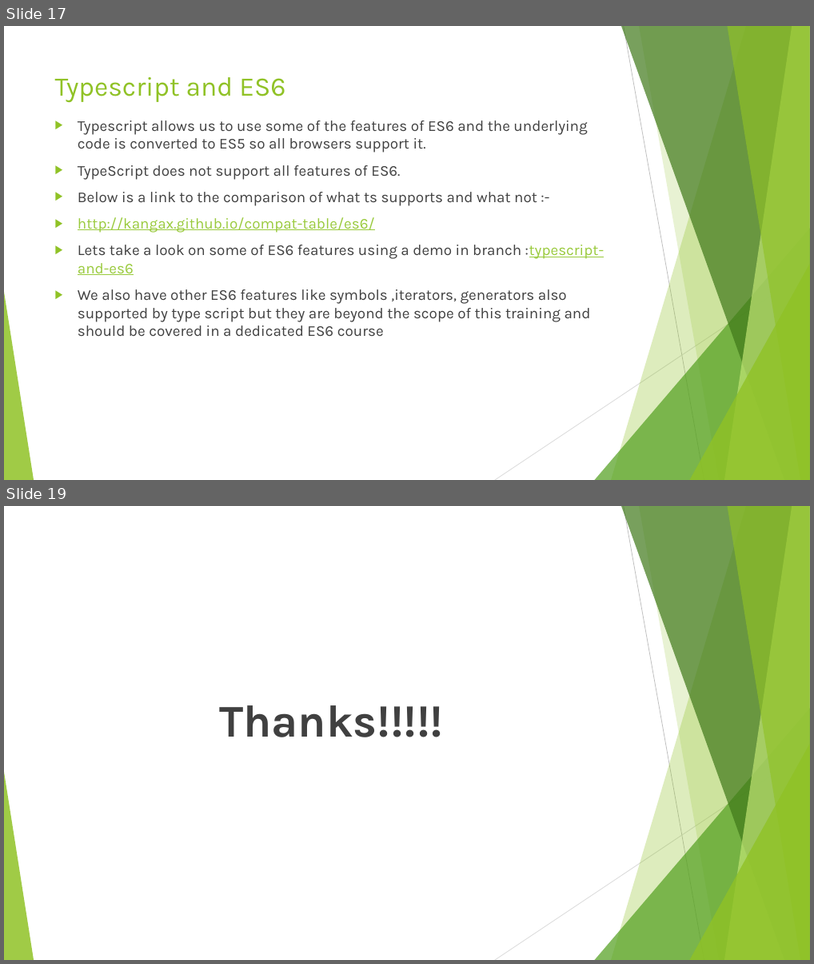
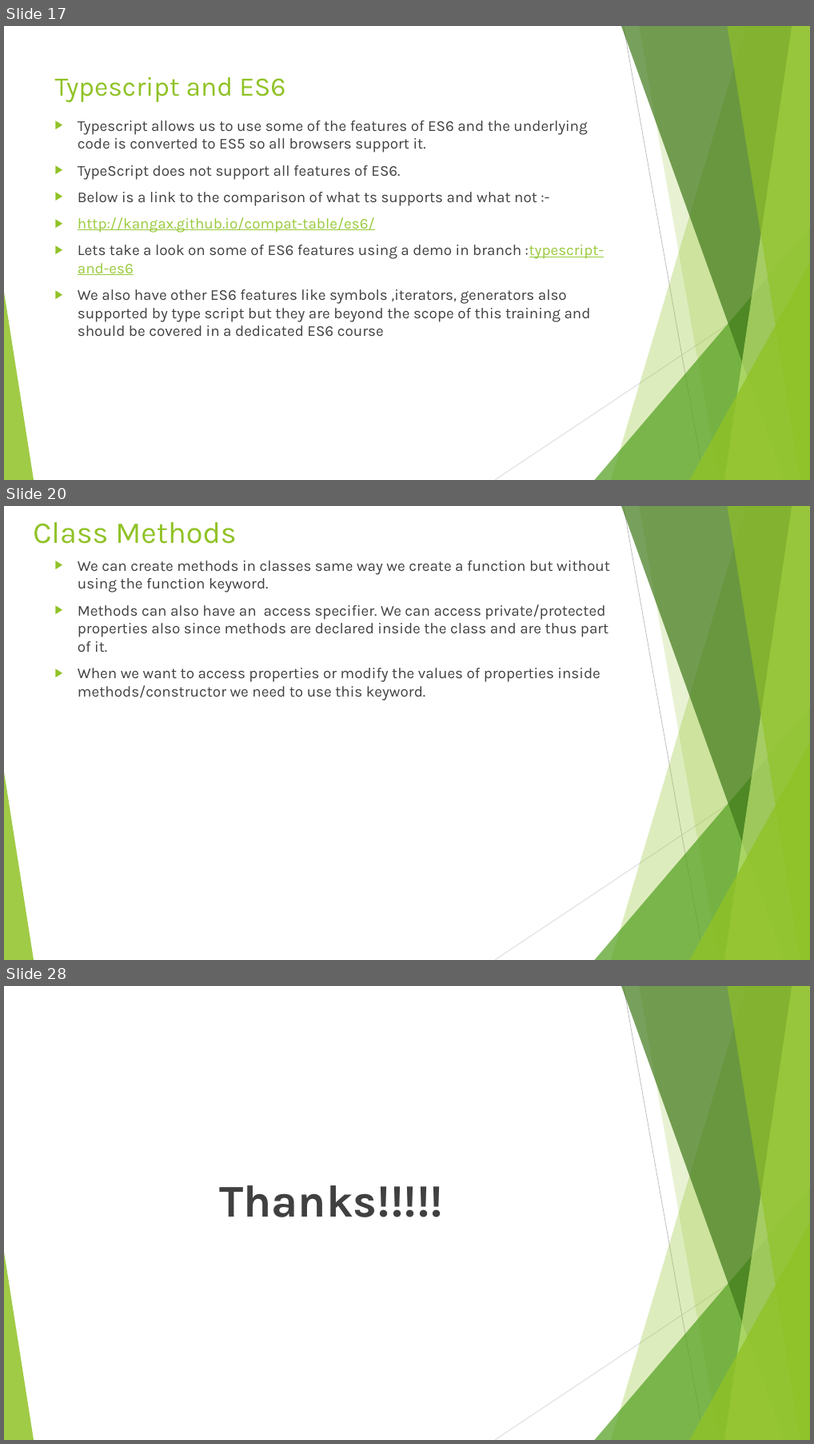
Before and after one commit to rudhrainfogain/typescript-complete-course, a slide deck: Type Script v5.0.pptx. Shown one above the other, each under a label of ours: slides 17 and 19 before the commit, slides 17, 20 and 28 after it; the slides between them are not shown. The pictures are 814x964 and 814x1444 pixels, drawn with LibreOffice and Linux fonts; fonts in the diff are those of the drawing. Boxes give left, top, right and bottom in pixels: in the first picture for what was removed or moved away, otherwise in the second. Text is boxed around its words. In the diff, an @@ line names an element or a change of style, - is before the commit and + after.

Commit message:
added TS classes example

```diff
--- a/Type Script v5.0.pptx
+++ b/Type Script v5.0.pptx
@@ slide 20 added at bbox=[4, 506, 810, 960], background #FFFFFF; not listed: 10 template elements that a slide beside it also shows @@
@@ title added at bbox=[33, 522, 236, 544], 36 pt, text #90C226 @@
+Class Methods
@@ text added at bbox=[78, 560, 610, 700], 18 pt, text #404040 @@
+▶ We can create methods in classes same way we create a function but without using the function keyword.
+▶ Methods can also have an access specifier. We can access private/protected properties also since methods are declared inside the class and are thus part of it.
+▶ When we want to access properties or modify the values of properties inside methods/constructor we need to use this keyword.
@@ what was slide 19 is now slide 28 @@
```
Also in this commit, not shown: 9 other slides added, 1 slide removed, 10 other files.
